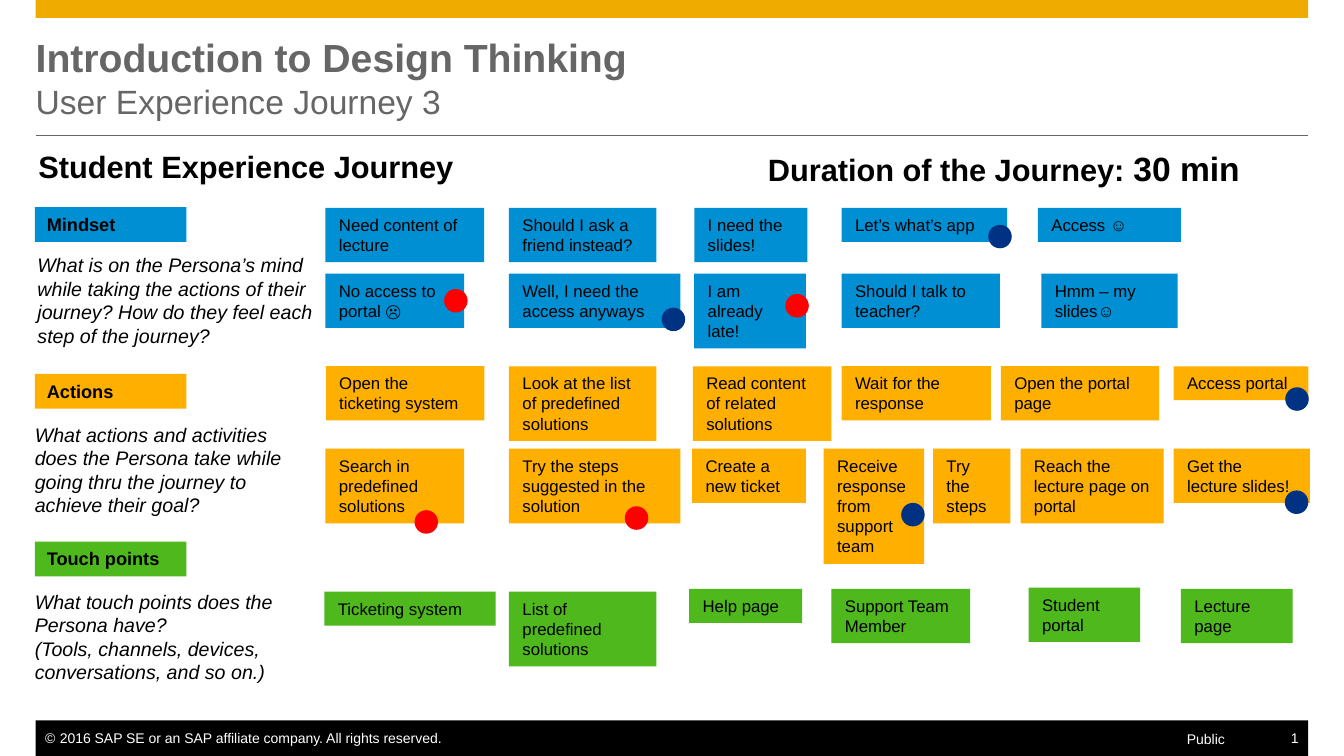
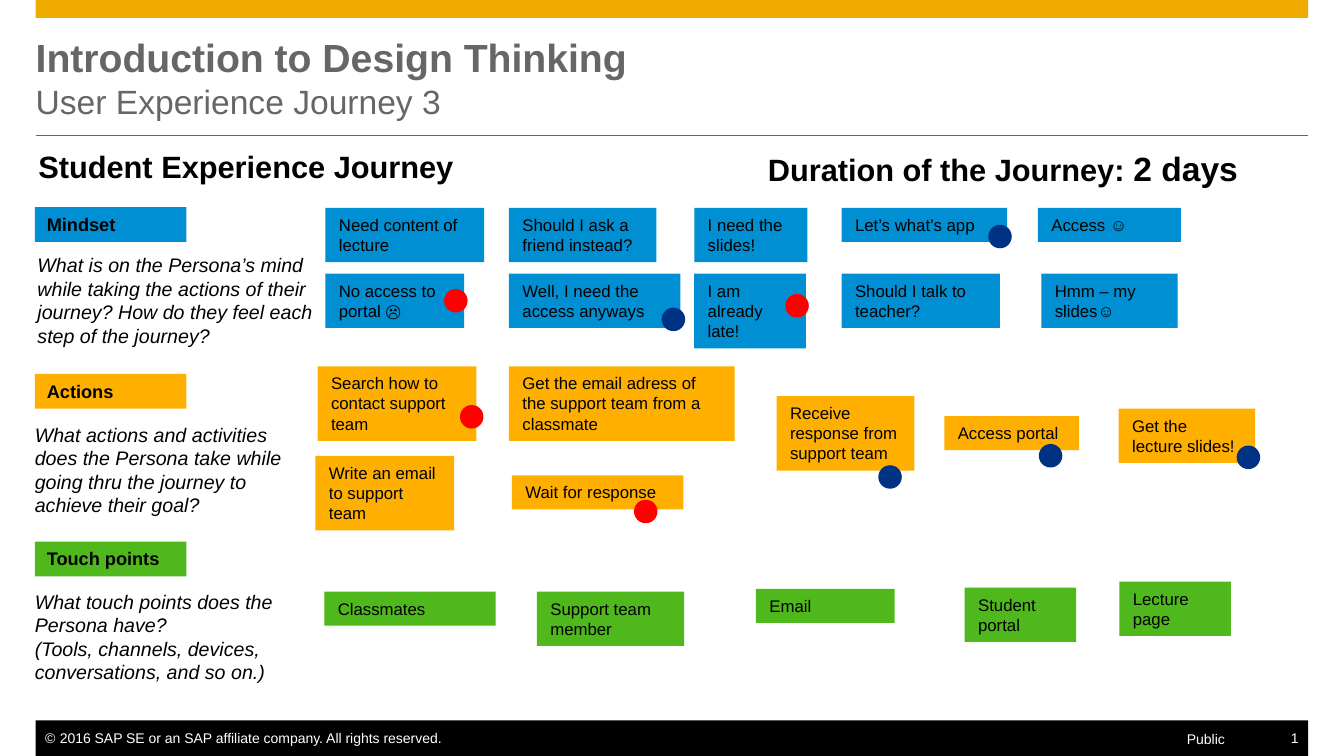
Before and after one commit to marcialu/SupportTicketingSystem, a slide deck: slide 1 of Design/Figures/User Experience.pptx. Drawn at 1344x756 pixels with LibreOffice and Linux fonts; fonts in the diff are those of the drawing. Boxes give left, top, right and bottom in pixels: in the first picture for what was removed or moved away, otherwise in the second. Text is boxed around its words. In the diff, an @@ line names an element or a change of style, - is before the commit and + after.

```diff
--- a/Design/Figures/User Experience.pptx
+++ b/Design/Figures/User Experience.pptx
@@ text at (768, 156, 1238, 188): text changed @@
-Duration of the Journey: 30 min
+Duration of the Journey: 2 days
@@ rectangle "Search how to contact support ...": place and size @@
-rectangle "Search how to contact support ..." at (325, 366, 485, 420)
+rectangle "Search how to contact support ..." at (317, 366, 477, 440)
@@ text in rectangle at (331, 377, 446, 430): text changed @@
-Open the ticketing system
+Search how to contact support team
@@ rectangle "Get the email adress of ...": place and size @@
-rectangle "Get the email adress of ..." at (509, 366, 656, 440)
+rectangle "Get the email adress of ..." at (509, 366, 734, 440)
@@ text in rectangle at (522, 377, 700, 430): text changed @@
-Look at the list of predefined solutions
+Get the email adress of the support team from a classmate
@@ rectangle removed at (692, 366, 831, 440) @@
-Read content of related solutions
@@ rectangle removed at (1000, 366, 1159, 420) @@
-Open the portal page
@@ ellipse: place and size @@
-ellipse at (414, 510, 437, 533)
+ellipse at (459, 405, 483, 428)
@@ rectangle "Receive response from support team": place and size @@
-rectangle "Receive response from support team" at (823, 448, 924, 563)
+rectangle "Receive response from support team" at (777, 396, 915, 471)
@@ rectangle "Access portal": place and size @@
-rectangle "Access portal" at (1174, 366, 1309, 400)
+rectangle "Access portal" at (944, 416, 1079, 450)
@@ rectangle "Get the lecture slides!": place and size @@
-rectangle "Get the lecture slides!" at (1174, 448, 1310, 503)
+rectangle "Get the lecture slides!" at (1118, 408, 1254, 462)
@@ rectangle removed at (509, 448, 680, 523) @@
-Try the steps suggested in the solution
@@ rectangle removed at (692, 448, 806, 503) @@
-Create a new ticket
@@ rectangle removed at (933, 448, 1011, 523) @@
-Try the steps
@@ rectangle removed at (1021, 448, 1164, 523) @@
-Reach the lecture page on portal
@@ ellipse: place and size @@
-ellipse at (1285, 387, 1308, 410)
+ellipse at (1039, 444, 1062, 467)
@@ ellipse: place and size @@
-ellipse at (1285, 491, 1308, 514)
+ellipse at (1236, 445, 1259, 468)
@@ rectangle "Write an email to support ...": place and size @@
-rectangle "Write an email to support ..." at (325, 448, 464, 523)
+rectangle "Write an email to support ..." at (315, 455, 454, 530)
@@ text in rectangle at (329, 467, 436, 519): text changed @@
-Search in predefined solutions
+Write an email to support team
@@ rectangle "Wait for response": place and size @@
-rectangle "Wait for response" at (841, 366, 990, 420)
+rectangle "Wait for response" at (512, 476, 683, 510)
@@ ellipse: place and size @@
-ellipse at (901, 503, 924, 526)
+ellipse at (879, 465, 902, 489)
@@ text in rectangle at (525, 486, 656, 503): text changed @@
-Wait for the response
+Wait for response
@@ ellipse: place and size @@
-ellipse at (625, 506, 648, 529)
+ellipse at (634, 500, 657, 523)
@@ rectangle removed at (509, 591, 656, 666) @@
-List of predefined solutions
@@ rectangle "Support team member": place and size @@
-rectangle "Support team member" at (831, 588, 970, 643)
+rectangle "Support team member" at (537, 591, 684, 646)
@@ rectangle removed at (689, 588, 802, 623) @@
-Help page
@@ rectangle added at (756, 588, 895, 623), fill #4FB81C, 12 pt, text #000000 @@
+Email
@@ rectangle "Student portal": place and size @@
-rectangle "Student portal" at (1029, 587, 1140, 642)
+rectangle "Student portal" at (964, 587, 1076, 642)
@@ rectangle "Lecture page": place and size @@
-rectangle "Lecture page" at (1181, 588, 1293, 643)
+rectangle "Lecture page" at (1119, 581, 1231, 636)
@@ text in rectangle at (338, 603, 426, 615): text changed @@
-Ticketing system
+Classmates
@@ text in rectangle at (550, 603, 651, 635): text changed @@
-Support Team Member
+Support team member
```
Also in this commit, not shown: 2 other slides changed.
